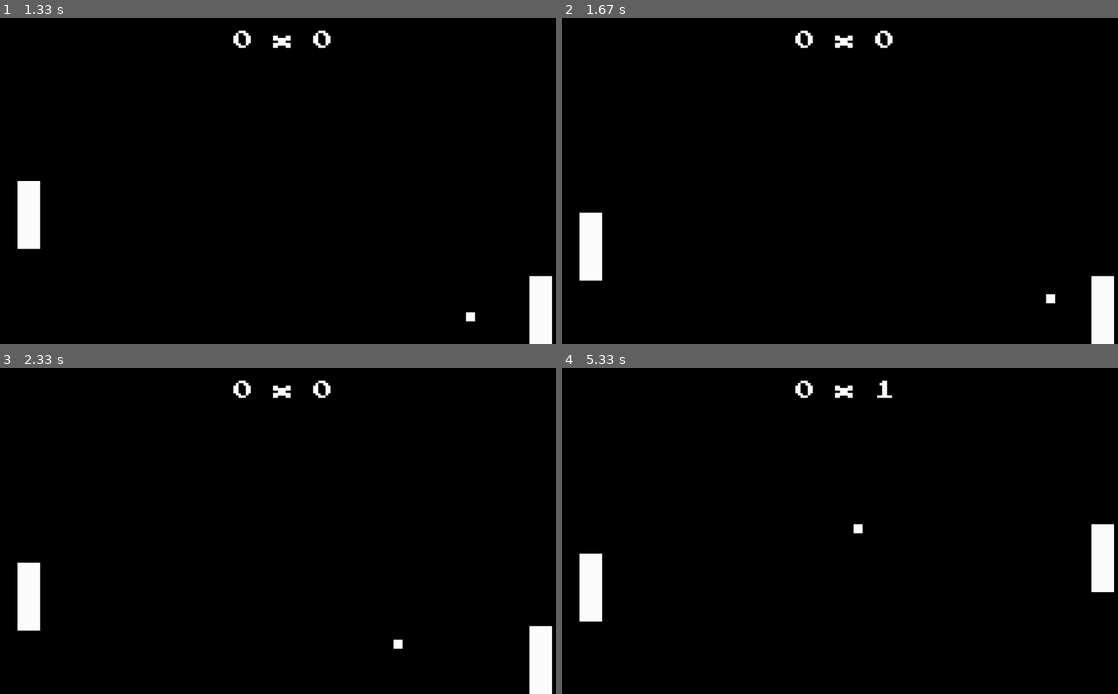
Above: before the commit, frames 1-4 (two rows, left to right).
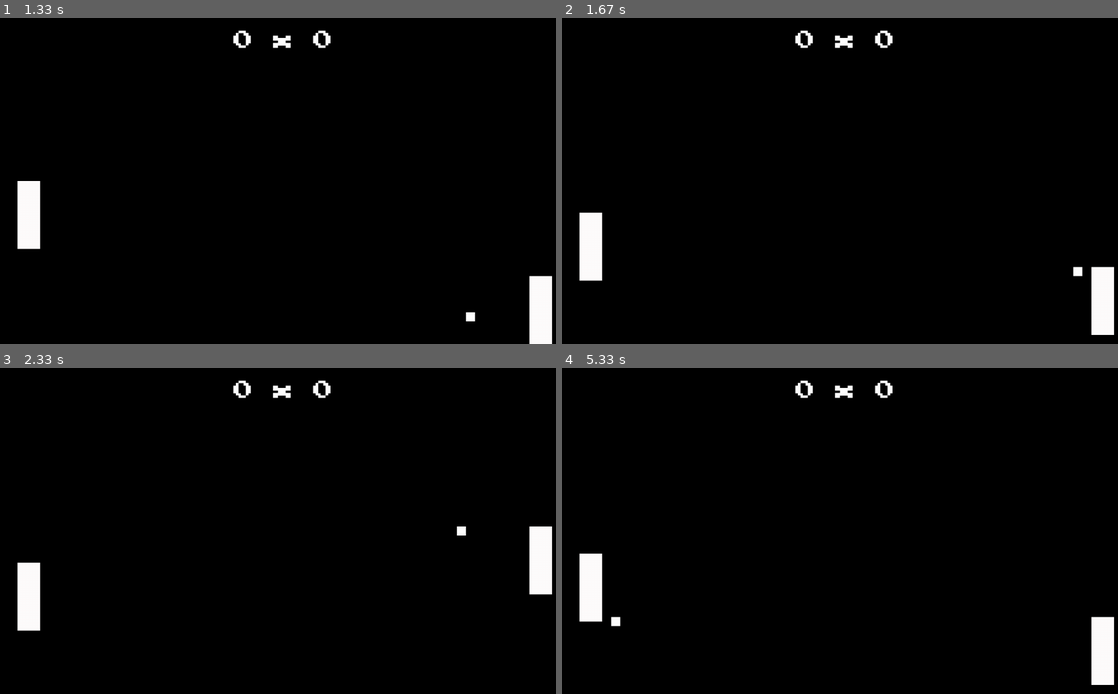
Above: after the commit, the same moments.

Repository: ViniciusSouzaCosta/Pong-with-Upgrades
Game: pygame game, started from pong-pygame/mypongpygame.py
Two runs of this game, one before a commit and one after it. Both use one fixed random seed, a clock stepped at 60 frames per second and the inputs below.
Inputs:
- Up to frame 1 (1.33 s): hold Down 0.33-0.8 s; hold Up 0.83-1.2 s; hold Down from 1.23 s (still down)
- Up to frame 2 (1.67 s): release Down at 1.6 s; hold Up from 1.63 s (still down)
- Up to frame 3 (2.33 s): release Up at 1.93 s; hold Down 1.97-2.27 s; hold Up from 2.3 s (still down)
- Up to frame 4 (5.33 s): release Up at 2.67 s; hold Down 2.7-3.07 s; hold Up 3.1-3.4 s; hold Down 3.43-3.73 s; hold Up 3.77-4.13 s; hold Down 4.17-4.53 s; hold Up 4.57-4.87 s; hold Down 4.9-5.2 s; hold Up from 5.23 s (still down)

Frame 1 is identical in both runs. In frame 2, 0.3% of the frame differs, in the area x 87-100%, y 76-100%; in frame 3, 1.8%; in frame 4, 2.0%, in the area x 8-100%, y 3-98%.

Commit message:
bugfix from the paddle player 2 collider bug

Diff:
--- a/pong-pygame/mypongpygame.py
+++ b/pong-pygame/mypongpygame.py
@@ -105,7 +105,7 @@
                     ball_dx *= -1
                     bounce_sound_effect.play()
 
-        if ball_x + 20 >= 1130 and ball_x <= 1180:  # bugfix under and above paddle collider
+        if ball_x + 20 >= 1180 and ball_x <= 1130:  # bugfix under and above paddle collider
             if player_1_y + 150 == ball_y or player_1_y == ball_y + 20:
                 ball_dx *= -1
                 ball_dy *= -1
